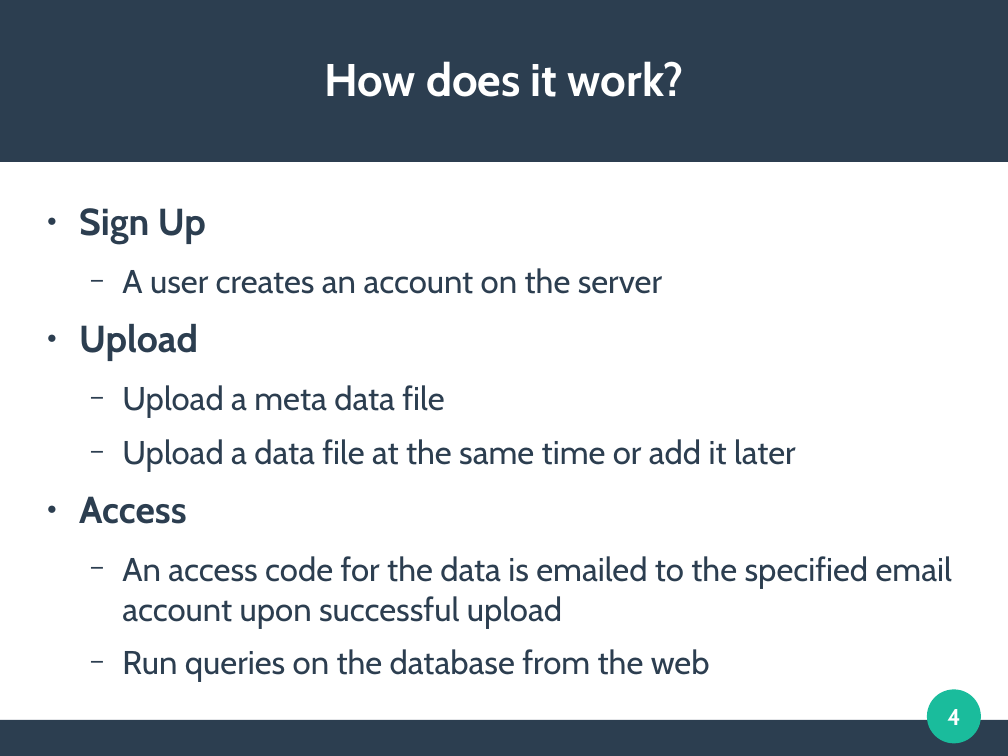
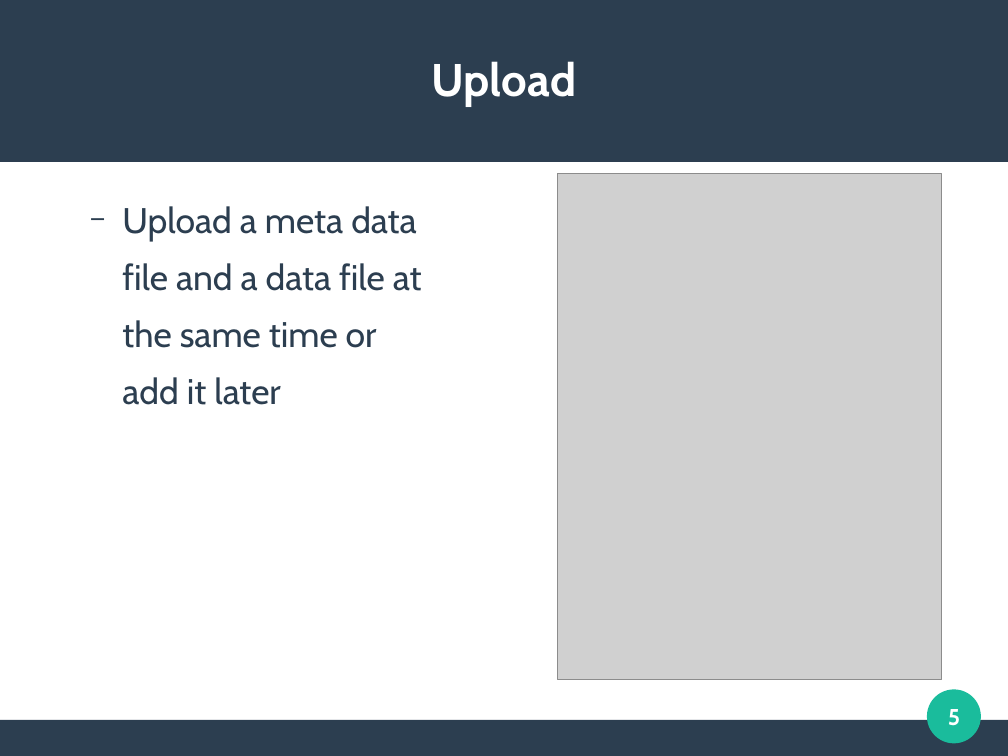
Before and after one commit to clemente-lab/mmeds-meta, a slide deck: slide 5 of sql/mmeds.odp (slide 4 before the commit). Drawn at 1008x756 pixels with LibreOffice and Linux fonts; fonts in the diff are those of the drawing; grey boxes stand for pictures. Boxes give left, top, right and bottom in pixels: in the first picture for what was removed or moved away, otherwise in the second. Text is boxed around its words. In the diff, an @@ line names an element or a change of style, - is before the commit and + after.

```diff
--- a/sql/mmeds.odp
+++ b/sql/mmeds.odp
@@ title at [432,61,577,107]: text changed @@
-How does it work?
+Upload
@@ picture added at [558,174,942,680] @@
@@ text at [122,206,422,405]: text changed; size 25.9 to 28 pt @@
-● Sign Up
-  − A user creates an account on the server
-● Upload
-  − Upload a meta data file
-  − Upload a data file at the same time or add it later
-● Access
-  − An access code for the data is emailed to the specified email account upon successful upload
-  − Run queries on the database from the web
+  − Upload a meta data
+  file and a data file at
+  the same time or
+  add it later
@@ page number at [948,709,960,726]: text changed @@
-4
+5
```
Also in this commit, not shown: 2 other slides changed, 6 slides added, 5 other files.
